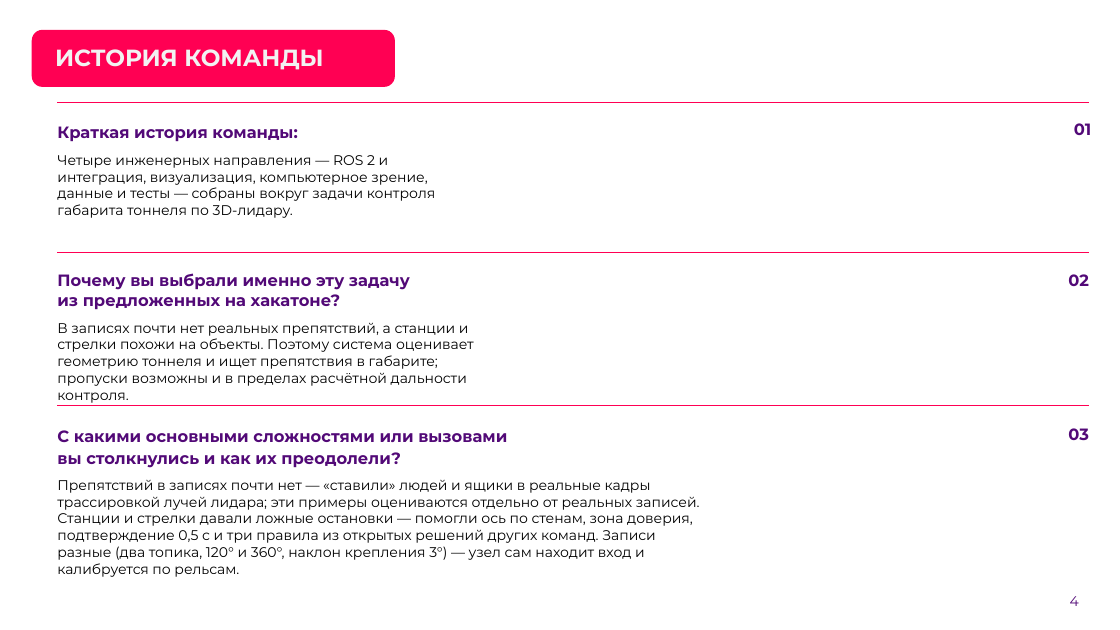
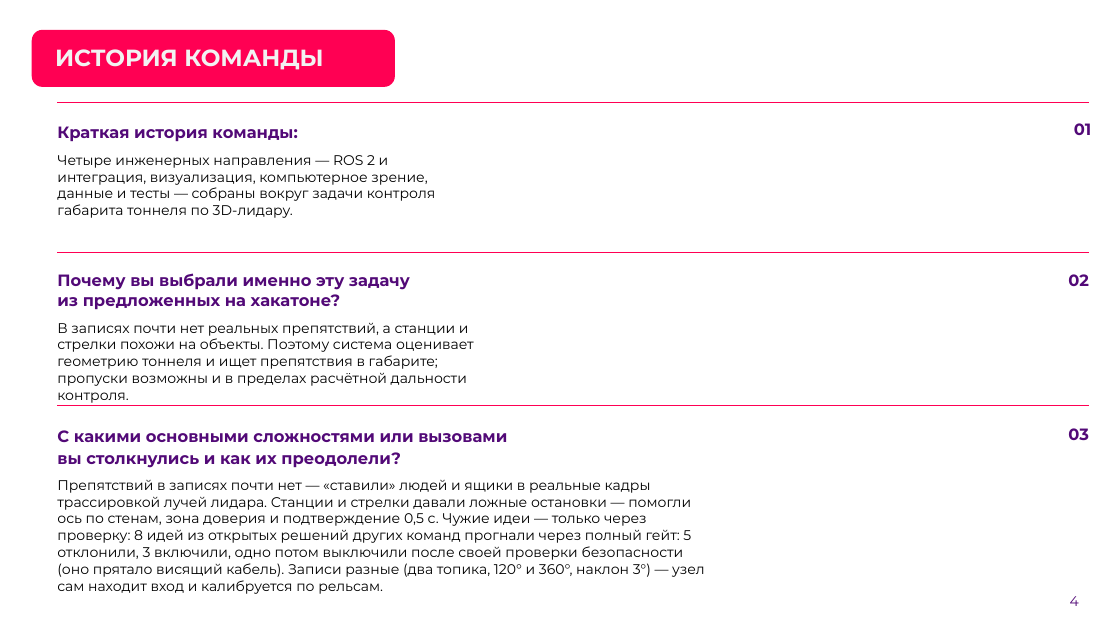
Before and after one commit to pmixay/ReSense, a slide deck: slide 4 of docs/presentation/ReSense_LCT2026.pptx. Drawn at 1120x630 pixels with LibreOffice and Linux fonts; fonts in the diff are those of the drawing; background and template pictures are left out. Boxes give left, top, right and bottom in pixels: in the first picture for what was removed or moved away, otherwise in the second. Text is boxed around its words. In the diff, an @@ line names an element or a change of style, - is before the commit and + after.

```diff
--- a/docs/presentation/ReSense_LCT2026.pptx
+++ b/docs/presentation/ReSense_LCT2026.pptx
@@ text at [57, 480, 704, 577]: text changed @@
-Препятствий в записях почти нет — «ставили» людей и ящики в реальные кадры трассировкой лучей лидара; эти примеры оцениваются отдельно от реальных записей. Станции и стрелки давали ложные остановки — помогли ось по стенам, зона доверия, подтверждение 0,5 с и три правила из открытых решений других команд. Записи разные (два топика, 120° и 360°, наклон крепления 3°) — узел сам находит вход и калибруется по рельсам.
+Препятствий в записях почти нет — «ставили» людей и ящики в реальные кадры трассировкой лучей лидара. Станции и стрелки давали ложные остановки — помогли ось по стенам, зона доверия и подтверждение 0,5 с. Чужие идеи — только через проверку: 8 идей из открытых решений других команд прогнали через полный гейт: 5 отклонили, 3 включили, одно потом выключили после своей проверки безопасности (оно прятало висящий кабель). Записи разные (два топика, 120° и 360°, наклон 3°) — узел сам находит вход и калибруется по рельсам.
```
Also in this commit, not shown: 11 other slides changed, 2 other files.
